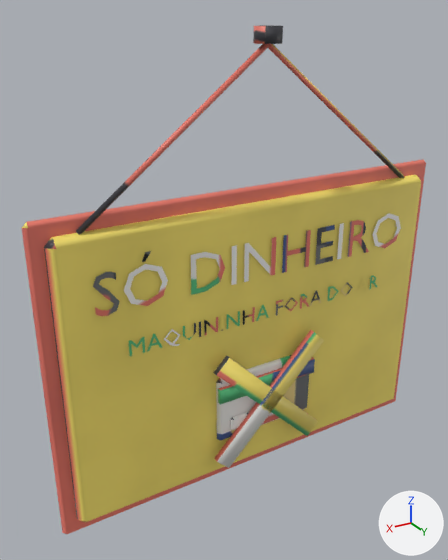
Before and after pictures for a commit that changed the FBX model unity/CheckoutSimulator/Assets/Resources/EventProps2/Maquininha_CashOnlySign.fbx.
Before and after are seen from a 50 mm camera at (0.466, 0.673, 0.024) aimed at (0.051, -0.019, -0.322). The axes (+X, +Y, +Z) are drawn at lower right. The lights are the same throughout. The older version comes first. Where no turn or scale is listed for an object, it has been applied to the vertices. Vertices at exactly the same position are counted once.

The first picture shows 'Maquininha_CashOnlySign'.
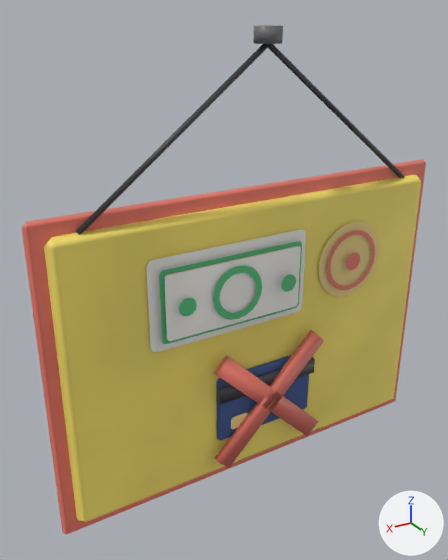
Pixel boxes (x1, y1, x2, y2) of what changed, in the pictures (448 x 560 px):
part 1 of me_cube_832, deleted: before (93, 213, 401, 357)
part 2 of me_cube_832, built on: before (124, 264, 168, 306); after (147, 222, 379, 352)
part 3 of me_cube_832, surface changed: (22, 25, 406, 523) in both

The change in detail:
me_cube_832 is used by ob_maquininha_cashonlysign; location (0.0, 0.0, 0.0).
me_cube_832 had 510 vertices, 460 faces and spanned x -0.32..0.32, y -0.018..0.034, z -0.65..0.01.
me_cube_832 now has 412 vertices, 318 faces and spans x -0.32..0.32, y -0.018..0.04, z -0.65..0.01.
me_cube_832 part 1: 27 loose pieces with 318 vertices, spanning x -0.252..0.253, y 0.016, z -0.385..-0.243, are deleted.
Part 2, on me_cube_832:
16 vertices are removed from x 0.155..0.215, y 0.016, z -0.315..-0.258.
16 faces are deleted.
197 vertices are added at x -0.21..0.183, y 0.016..0.04, z -0.385..-0.255.
6 new vertices lie (0.009, 0.0, 0.009) away from vertices in x -0.183..0.083, y 0.02..0.032, z -0.353..-0.296.
6 new vertices lie (0.009, 0.0, -0.009) away from vertices in x -0.183..0.083, y 0.02..0.032, z -0.344..-0.287.
6 new vertices lie (0.007, 0.0, 0.002) away from vertices in x -0.196..0.138, y 0.02..0.04, z -0.335..-0.307.
6 new vertices lie (0.002, 0.0, 0.007) away from vertices in x -0.165..0.125, y 0.02..0.04, z -0.366..-0.281.
5 new vertices lie (0.006, 0.0, 0.006) away from vertices in x 0.037..0.164, y 0.02..0.032, z -0.372..-0.303.
5 new vertices lie (0.007, 0.0, -0.002) away from vertices in x -0.196..0.138, y 0.02..0.04, z -0.333..-0.305.
5 new vertices lie (0.002, 0.0, -0.007) away from vertices in x -0.165..0.149, y 0.02..0.04, z -0.359..-0.274.
162 new faces join them.
me_cube_832 part 3: 129 kept faces spanning x -0.32..0.32, y -0.018..0.034, z -0.644..0.01 get new texture (UV) coordinates.
